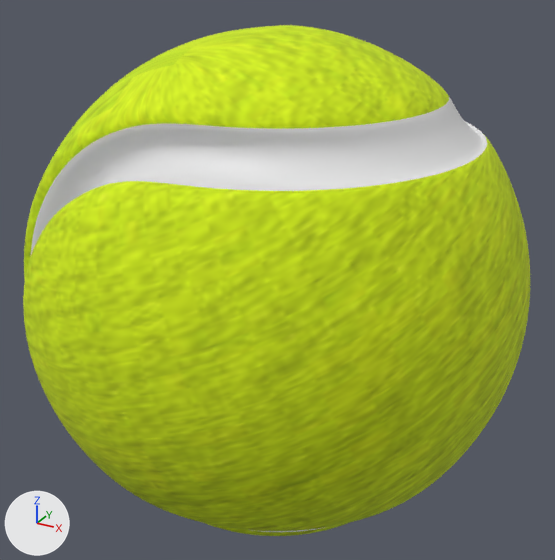
The Blender file assets/models/tennisball/tennisball.blend, before and after one commit.
Before and after are seen from a 50 mm camera at (0.0474, -0.0857, 0.0431) aimed at (0.0002, 0.0002, 0.0002). Arrows for +X, +Y and +Z are at lower left; the lights stay in place.
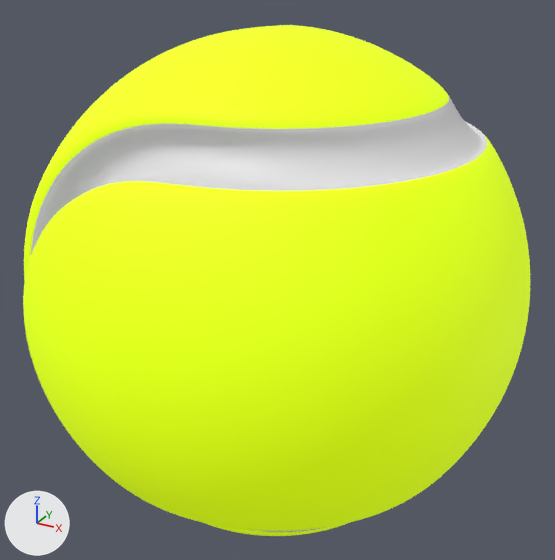
The newer file is also rescaled (x1.176), turned or shifted as a whole; pictures and numbers use the older file's frame.

Pixel boxes (x1, y1, x2, y2) of what changed, in the pictures (555 x 560 px):
'Sphere', surface changed: (23, 25, 530, 536) in both

Edits to the bpy script that builds the scene:
```text
Change mat_yellow:
    remove mat_yellow.texture = img_ball_jpg
    add mat_yellow.base_color = (0.717, 1.0, 0.0)  # green #dcff00
    mat_yellow.metallic: 0.0 -> 0.0718
    mat_yellow.roughness: 0.9 -> 0.721
    add mat_yellow.emission_color = (0.717, 1.0, 0.0)  # green #dcff00
    add mat_yellow.emission_strength = 0.4
Change me_sphere_001:
    where me_sphere_001.from_pydata(...)  # 674 vertices, 704 faces; spans x -0.034..0.034, y -0.034..0.034, z -0.034..0.034
    used by ob_sphere; location = (0.0, 0.0, 0.0); rotation_euler = (1.571, 0.0, 0.0), in degrees (90, 0, 0)
    me_sphere_001 part 1: texture (UV) coordinates of 704 of 704 faces, centred in x -0.0333..0.0333, y -0.0336..0.0336, z -0.0336..0.0336, changed; they spanned u 0.02..1.09, v 0.1..0.9 and now span u 0.17..0.87, v 0.03..1.01
```
